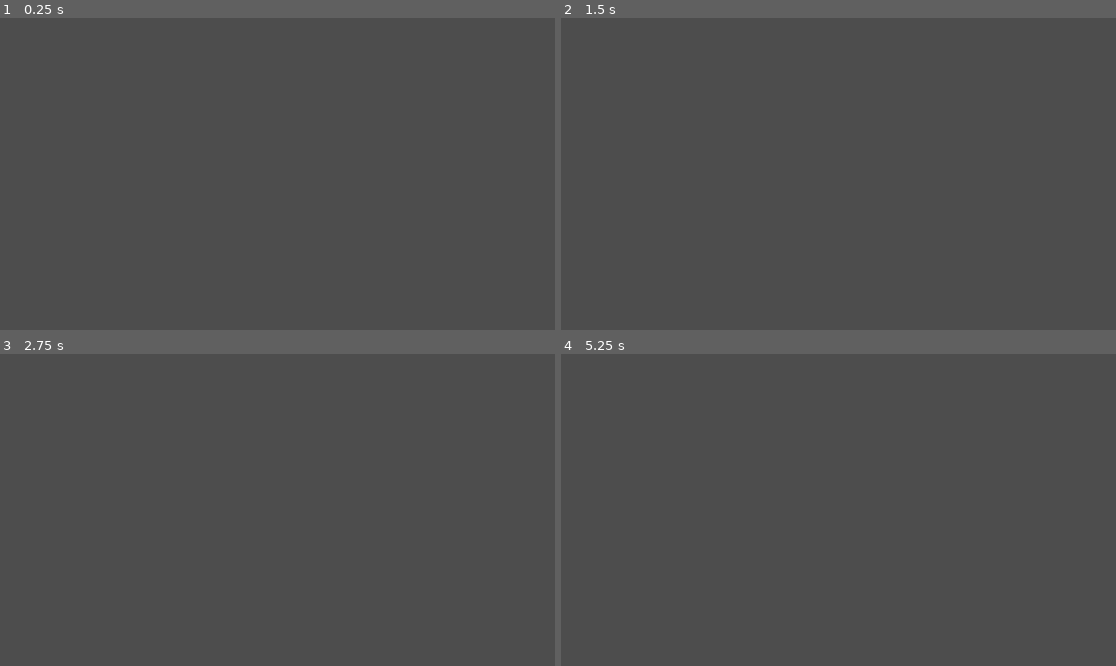
Above: before the commit, frames 1-4 (two rows, left to right).
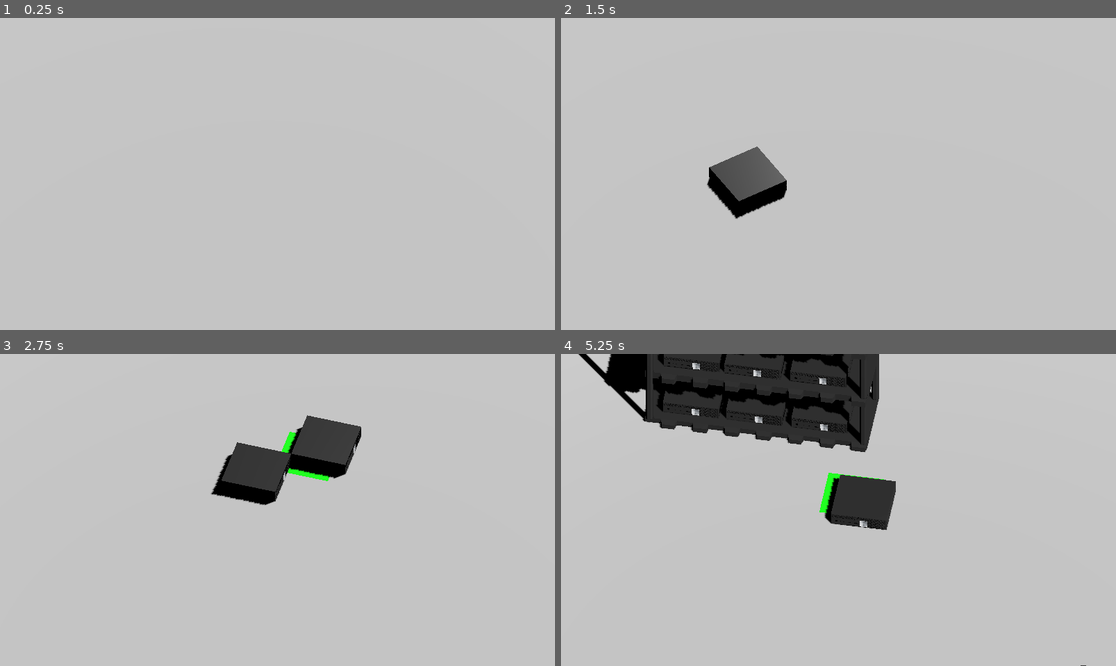
Above: after the commit, the same moments.

Repository: technoman555/Server_Farm_Game
Game: Godot game, scene res://Main.tscn
The game is run twice, just before and just after one commit, with the same random seed, the same clock (stepped at 60 frames per second) and the same inputs.
Inputs (mouse positions are in pixels of both pictures, inside the frame that each line leads up to):
- Up to frame 1 (0.25 s): no input
- Up to frame 2 (1.5 s): tap Enter at 0.5 s; move the mouse to (960, 158) at 0.52 s; hold D (ui_right) 0.53-1.25 s; hold Q 0.53-1.25 s; click (960, 158) at 0.67 s; tap E at 0.8 s; drag from (727, 189) to (810, 236) at 1.27 s
- Up to frame 3 (2.75 s): tap Space at 2 s; move the mouse to (333, 441) at 2.02 s; hold D (ui_right) from 2.03 s (still down); hold Q from 2.03 s (still down); click (333, 441) at 2.17 s; tap E at 2.3 s
- Up to frame 4 (5.25 s): release D (ui_right) at 2.75 s; release Q at 2.75 s; drag from (810, 572) to (672, 463) at 2.77 s; tap Enter at 3.5 s; move the mouse to (1005, 556) at 3.52 s; hold A (ui_left) 3.53-4.25 s; hold Q 3.53-4.25 s; click (1005, 556) at 3.67 s; tap E at 3.8 s; drag from (672, 463) to (755, 432) at 4.27 s; tap Space at 5 s; move the mouse to (866, 510) at 5.02 s; hold S (ui_down) from 5.03 s (still down); hold Q from 5.03 s (still down); click (866, 510) at 5.17 s

The runs differ from the first frame. In frame 1, 100% of the frame differs, in the area x 0-100%, y 0-100%; in frame 2, 99%; in frame 3, 97%; in frame 4, 100%.

Commit message:
add rotation and first model to game

Diff:
--- a/Main.tscn
+++ b/Main.tscn
@@ -2,7 +2,7 @@
 
 [ext_resource type="PackedScene" uid="uid://dodksu82vkuxl" path="res://room.tscn" id="1_uu6xs"]
 [ext_resource type="PackedScene" uid="uid://dppt42owpok8f" path="res://player.tscn" id="2_r0du0"]
-[ext_resource type="Script" uid="uid://btau0wvij1l1j" path="res://camera_pivot.gd" id="3_r0du0"]
+[ext_resource type="Script" uid="uid://btau0wvij1l1j" path="res://scripts/camera_pivot.gd" id="3_r0du0"]
 
 [node name="Main" type="Node3D" unique_id=1445546169]
 
@@ -14,18 +14,20 @@
 [node name="Room" parent="." unique_id=210258126 instance=ExtResource("1_uu6xs")]
 
 [node name="Player" parent="." unique_id=1222316785 instance=ExtResource("2_r0du0")]
-transform = Transform3D(1, 0, 0, 0, 1, 0, 0, 0, 1, 0, 1.3, 0)
+transform = Transform3D(1, 0, 0, 0, 1, 0, 0, 0, 1, 0, 1.3436172, 0)
+collision_layer = 0
+collision_mask = 0
 
 [node name="CameraPivot" type="Node3D" parent="." unique_id=725533702 node_paths=PackedStringArray("target")]
-transform = Transform3D(1, 0, 0, 0, 1, 0, 0, 0, 1, -0.46540833, 12.423084, 15.545452)
+transform = Transform3D(1, 0, 0, 0, 1, 0, 0, 0, 1, -0.46540833, 13.0002365, 25.009518)
 script = ExtResource("3_r0du0")
 target = NodePath("../Player")
 lerp_speed = 15.0
 
 [node name="Camera3D" type="Camera3D" parent="CameraPivot" unique_id=389288362]
-transform = Transform3D(1, 0, 0, 0, 0.49999997, 0.86602545, 0, -0.86602545, 0.49999997, 0, 2.7203655, -6.8140526)
+transform = Transform3D(1, 0, 0, 0, 0.70710677, 0.70710677, 0, -0.70710677, 0.70710677, 0, 2.7203655, -3.6915226)
 projection = 1
 current = true
-size = 15.0
+size = 11.063
 near = 0.1
 far = 100.0
--- a/cable_holder.tscn
+++ /dev/null
@@ -1,15 +0,0 @@
-[gd_scene format=3 uid="uid://c18eqqiusifha"]
-
-[sub_resource type="BoxShape3D" id="BoxShape3D_oeru3"]
-size = Vector3(0.3, 0.3, 0.3)
-
-[sub_resource type="BoxMesh" id="BoxMesh_qjbax"]
-size = Vector3(0.3, 0.3, 0.3)
-
-[node name="cable_holder" type="StaticBody3D" unique_id=790106721]
-
-[node name="CollisionShape3D" type="CollisionShape3D" parent="." unique_id=624082264]
-shape = SubResource("BoxShape3D_oeru3")
-
-[node name="MeshInstance3D" type="MeshInstance3D" parent="CollisionShape3D" unique_id=451199355]
-mesh = SubResource("BoxMesh_qjbax")
--- a/camera_pivot.gd
+++ /dev/null
@@ -1,16 +0,0 @@
-extends Node3D
-
-@export var target: Node3D  # Drag Player here in Inspector
-@export var height: float = 6.0
-@export var distance: float = 5.0
-@export var lerp_speed: float = 10.0
-
-func _ready() -> void:
-	if not target:
-		target = get_tree().get_first_node_in_group("player")  # Add Player to "player" group
-
-func _process(delta: float) -> void:
-	var target_pos := target.global_position
-	target_pos.y += height
-	target_pos.z -= distance  # Slight back offset
-	global_position = global_position.lerp(target_pos, lerp_speed * delta)
--- /dev/null
+++ b/cluster.tscn
@@ -0,0 +1,17 @@
+[gd_scene format=3 uid="uid://c1wy8f6oyfm3j"]
+
+[ext_resource type="Script" uid="uid://cah0xhbue6i55" path="res://scripts/cluster.gd" id="1_qvuhq"]
+[ext_resource type="PackedScene" uid="uid://chsdtmtfg3k0m" path="res://Models/ServerRack.glb" id="1_se145"]
+
+[sub_resource type="BoxShape3D" id="BoxShape3D_qvuhq"]
+size = Vector3(2.8999672, 7.196045, 8.078003)
+
+[node name="Cluster" type="StaticBody3D" unique_id=1134432077]
+script = ExtResource("1_qvuhq")
+
+[node name="ServerRack" parent="." unique_id=1806913124 instance=ExtResource("1_se145")]
+transform = Transform3D(-4.371139e-08, 0, 1, 0, 1, 0, -1, 0, -4.371139e-08, -2.01014, 0.20698953, -0.33140254)
+
+[node name="CollisionShape3D" type="CollisionShape3D" parent="." unique_id=316436045]
+transform = Transform3D(-4.371139e-08, 0, 1, 0, 1, 0, -1, 0, -4.371139e-08, -0.31873333, 3.5562744, -0.1642592)
+shape = SubResource("BoxShape3D_qvuhq")
--- /dev/null
+++ b/early_server.tscn
@@ -0,0 +1,10 @@
+[gd_scene format=3 uid="uid://bcy13ivlsbttw"]
+
+[ext_resource type="Script" uid="uid://caoe5ue28ijpx" path="res://test_object.gd" id="1_eai0w"]
+[ext_resource type="PackedScene" uid="uid://xyks2ofd58xk" path="res://Models/DELL_Server.glb" id="2_eai0w"]
+
+[node name="Server" type="StaticBody3D" unique_id=1689095207]
+script = ExtResource("1_eai0w")
+
+[node name="DELL_Server" parent="." unique_id=393223980 instance=ExtResource("2_eai0w")]
+transform = Transform3D(-4.371139e-08, 0, 1, 0, 1, 0, -1, 0, -4.371139e-08, 0, 0, 0)
--- /dev/null
+++ b/power_supply.tscn
@@ -0,0 +1,16 @@
+[gd_scene format=3 uid="uid://bbj0kaxesey4x"]
+
+[ext_resource type="Script" uid="uid://caoe5ue28ijpx" path="res://test_object.gd" id="1_r7yla"]
+
+[sub_resource type="StandardMaterial3D" id="StandardMaterial3D_3j0p2"]
+albedo_color = Color(0.9647059, 0.92941177, 0.08235294, 1)
+
+[sub_resource type="CylinderMesh" id="CylinderMesh_r7yla"]
+material = SubResource("StandardMaterial3D_3j0p2")
+
+[node name="Power supply" type="StaticBody3D" unique_id=1814410087]
+script = ExtResource("1_r7yla")
+
+[node name="MeshInstance3D" type="MeshInstance3D" parent="." unique_id=1694695872]
+transform = Transform3D(1, 0, 0, 0, 1, 0, 0, 0, 1, 0, 1.0031688, 0)
+mesh = SubResource("CylinderMesh_r7yla")
--- a/room.gd
+++ b/room.gd
@@ -1,6 +1,7 @@
 extends Node3D
 @onready var grid: Node3D = $Grid
-const test_object = preload("res://test_object.tscn")
+const dell_server = preload("res://early_server.tscn")
+const cluster = preload("res://cluster.tscn")
 
 var object
 var isValid = false
@@ -12,7 +13,7 @@
 
 			# Case 1: No preview object yet → start placing one
 			if object == null:
-				var items = [test_object]  # your preload or array of possible scenes
+				var items = [dell_server,cluster]  # your preload or array of possible scenes
 				var new_placement = items.pick_random().instantiate()
 				add_child(new_placement)
 				object = new_placement
--- a/room.tscn
+++ b/room.tscn
@@ -7,7 +7,7 @@
 
 [sub_resource type="PlaneMesh" id="PlaneMesh_4o3f6"]
 material = SubResource("StandardMaterial3D_bisa2")
-size = Vector2(10, 10)
+size = Vector2(50, 50)
 
 [node name="Ground" type="Node3D" unique_id=210258126]
 script = ExtResource("1_bisa2")
@@ -16,6 +16,6 @@
 mesh = SubResource("PlaneMesh_4o3f6")
 
 [node name="Grid" parent="." unique_id=1328356872 instance=ExtResource("1_88gup")]
-transform = Transform3D(1, 0, 0, 0, 1, 0, 0, 0, 1, -4.482, 0.01, -4.565)
-gridWidth = 10
-gridHeight = 10
+transform = Transform3D(1, 0, 0, 0, 1, 0, 0, 0, 1, -24.470097, 0.01, -24.472736)
+gridWidth = 50
+gridHeight = 50
--- /dev/null
+++ b/scripts/camera_pivot.gd
@@ -0,0 +1,61 @@
+extends Node3D
+
+@export var target: Node3D  # Drag Player here in Inspector
+@export var height: float = 6.0
+@export var distance: float = 5.0
+@export var lerp_speed: float = 10.0
+@export var min_distance: float = 1.0
+@export var max_distance: float = 20.0
+@export var zoom_step: float = 0.8
+@export var orthographic_min_size: float = 2.0
+@export var orthographic_max_size: float = 40.0
+@export var rotation_speed: float = 90.0  # degrees per second
+
+var rotation_angle: float = 0.0  # Current rotation around the player (in degrees)
+
+func _ready() -> void:
+	if not target:
+		target = get_tree().get_first_node_in_group("player")  # Add Player to "player" group
+
+func _process(delta: float) -> void:
+	# Check Q/E keys for rotation
+	if Input.is_key_pressed(KEY_Q):
+		rotation_angle -= rotation_speed * delta
+	if Input.is_key_pressed(KEY_E):
+		rotation_angle += rotation_speed * delta
+
+	var target_pos := target.global_position
+	target_pos.y += height
+
+	# Calculate offset based on rotation angle
+	var angle_rad := deg_to_rad(rotation_angle)
+	var offset := Vector3(
+		sin(angle_rad) * distance,
+		0.0,
+		-cos(angle_rad) * distance
+	)
+
+	var desired_pos := target_pos + offset
+	global_position = global_position.lerp(desired_pos, lerp_speed * delta)
+
+	# Look at player
+	look_at(target_pos, Vector3.UP)
+
+func _input(event: InputEvent) -> void:
+	if event is InputEventMouseButton and event.pressed:
+		if event.button_index == MOUSE_BUTTON_WHEEL_UP:
+			_zoom_in()
+		elif event.button_index == MOUSE_BUTTON_WHEEL_DOWN:
+			_zoom_out()
+
+func _zoom_in() -> void:
+	distance = max(min_distance, distance - zoom_step)
+	var cam := $Camera3D if has_node("Camera3D") else null
+	if cam and cam.projection == 1:
+		cam.size = clamp(cam.size - zoom_step * 2.0, orthographic_min_size, orthographic_max_size)
+
+func _zoom_out() -> void:
+	distance = min(max_distance, distance + zoom_step)
+	var cam := $Camera3D if has_node("Camera3D") else null
+	if cam and cam.projection == 1:
+		cam.size = clamp(cam.size + zoom_step * 2.0, orthographic_min_size, orthographic_max_size)
--- /dev/null
+++ b/scripts/cluster.gd
@@ -0,0 +1,11 @@
+extends StaticBody3D
+
+@export var size: Vector2 = Vector2(8,3)
+@export var offset: Vector3 = Vector3.ZERO
+
+func _ready() -> void:
+	for child in get_children():
+		child.position -= offset
+func get_rect():
+	var objectPosition = Vector2( global_position.x - int(size.x/2), global_position.z - int(size.y /2))
+	return Rect2(objectPosition, size)
Binary file added: Models/DELL_Server.glb
Not shown, added: Models/DELL_Server.glb.import
Binary file added: Models/DELL_Server_delly.png
Not shown, added: Models/DELL_Server_delly.png.import
Binary file added: Models/ServerRack.glb
Not shown, added: Models/ServerRack.glb.import
Binary file added: Models/ServerRack_delly.png
Not shown, added: Models/ServerRack_delly.png.import
Renamed: camera_pivot.gd.uid -> scripts/camera_pivot.gd.uid
Not shown, added: scripts/cluster.gd.uid
